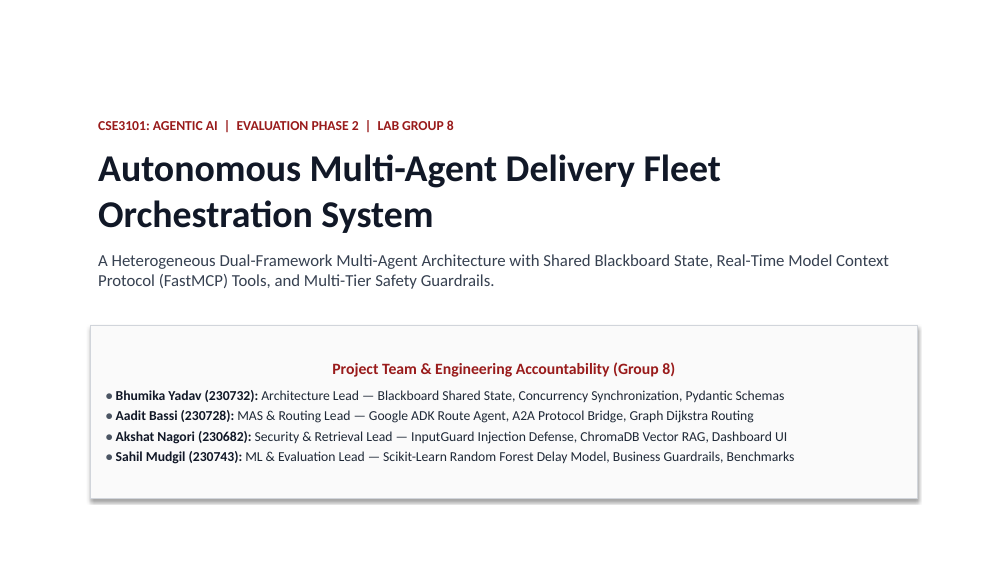
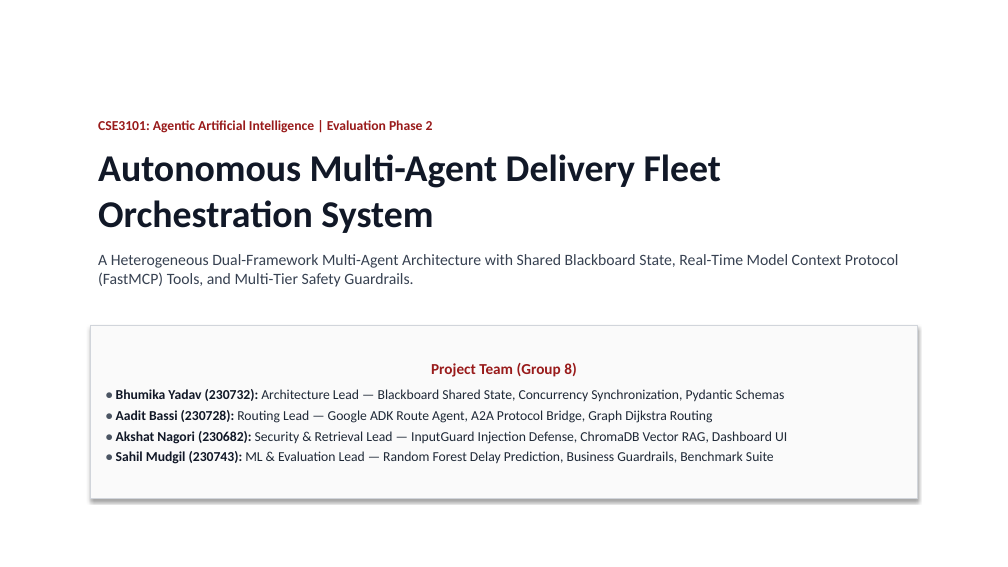
Before and after one commit to Akshat5091/DeliveryFleet-MAS, a slide deck: slide 1 of Eval 2 Documents/DeliveryFleet_MAS_Evaluation2_Master_Presentation.pptx. Drawn at 1008x567 pixels with LibreOffice and Linux fonts; fonts in the diff are those of the drawing. Boxes give left, top, right and bottom in pixels: in the first picture for what was removed or moved away, otherwise in the second. Text is boxed around its words. In the diff, an @@ line names an element or a change of style, - is before the commit and + after.

Commit message:
refactor: purge all AI meta-cues, rubric-citations, and defensive evaluation phrasing in favor of rigorous engineering presentation language

```diff
--- a/Eval 2 Documents/DeliveryFleet_MAS_Evaluation2_Master_Presentation.pptx
+++ b/Eval 2 Documents/DeliveryFleet_MAS_Evaluation2_Master_Presentation.pptx
@@ text at [98, 120, 433, 133]: text changed @@
-CSE3101: AGENTIC AI | EVALUATION PHASE 2 | LAB GROUP 8
+CSE3101: Agentic Artificial Intelligence | Evaluation Phase 2
@@ text at [98, 254, 899, 287]: size 16 to 15 pt in "A Heterogeneous Dual-Framework Multi-Agent Architecture with ..." @@
@@ text in rectangle at [431, 363, 576, 377]: text changed; size 15 to 14.5 pt @@
-Project Team & Engineering Accountability (Group 8)
+Project Team (Group 8)
@@ text in rectangle at [116, 410, 713, 423]: text changed @@
-• Aadit Bassi (230728): MAS & Routing Lead — Google ADK Route Agent, A2A Protocol Bridge, Graph Dijkstra Routing
+• Aadit Bassi (230728): Routing Lead — Google ADK Route Agent, A2A Protocol Bridge, Graph Dijkstra Routing
@@ text in rectangle at [116, 451, 774, 464]: text changed @@
-• Sahil Mudgil (230743): ML & Evaluation Lead — Scikit-Learn Random Forest Delay Model, Business Guardrails, Benchmarks
+• Sahil Mudgil (230743): ML & Evaluation Lead — Random Forest Delay Prediction, Business Guardrails, Benchmark Suite
```
Also in this commit, not shown: 20 other slides changed, 3 other files.
